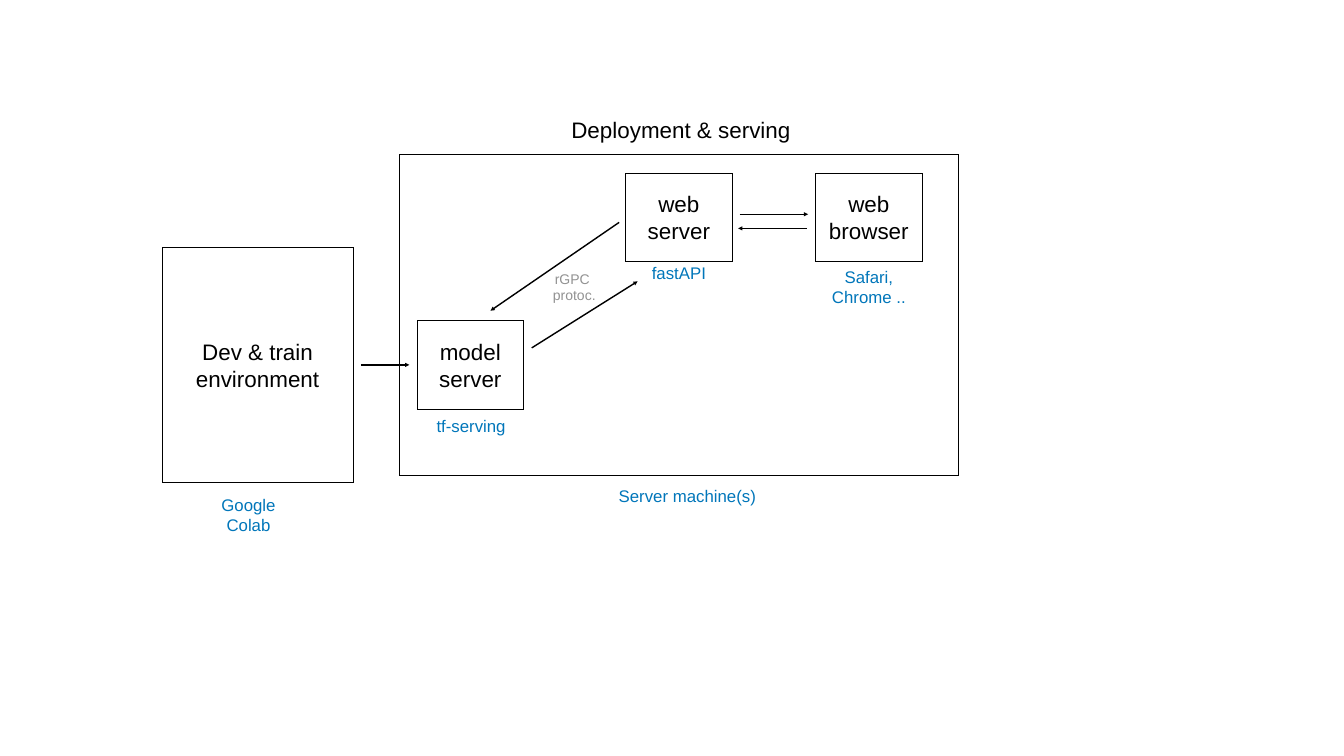
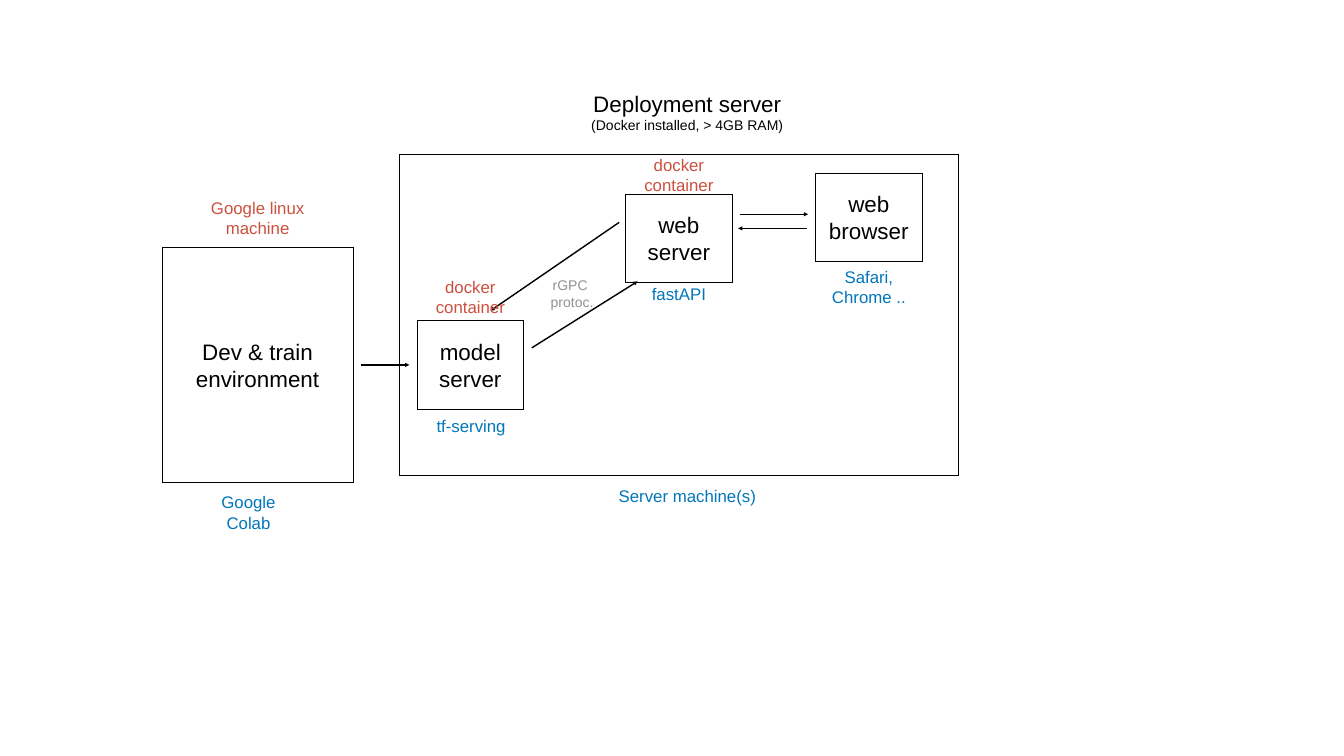
Before and after one commit to img-org/convnet, a slide deck: slide 1 of report/architecture.pptx. Drawn at 1344x756 pixels with LibreOffice and Linux fonts; fonts in the diff are those of the drawing. Boxes give left, top, right and bottom in pixels: in the first picture for what was removed or moved away, otherwise in the second. Text is boxed around its words. In the diff, an @@ line names an element or a change of style, - is before the commit and + after.

Commit message:
Draft docker container and update archi

```diff
--- a/report/architecture.pptx
+++ b/report/architecture.pptx
@@ text at [591,95,783,133]: text changed; size 32 to 20 pt @@
-Deployment & serving
+Deployment server (Docker installed, > 4GB RAM)
@@ text added at [644,159,713,195], 24 pt, text #CC503E @@
+docker container
@@ text added at [211,202,305,234], 24 pt, text #CC503E @@
+Google linux machine
@@ rectangle added at [625,194,732,282], fill #FFFFFF, outline #000000 1 pt @@
@@ text "web server": place and size @@
-text "web server" at [625,173,732,261]
+text "web server" at [648,216,710,261]
@@ text "web server" at [648,216,710,261]: fill #FFFFFF to none; outline #000000 1 pt to none @@
@@ text added at [436,281,505,313], 24 pt, text #CC503E @@
+docker container
@@ text "rGPC": place and size @@
-text "rGPC" at [553,274,596,303]
+text "rGPC" at [551,280,594,311]
@@ text "fastAPI": place and size @@
-text "fastAPI" at [652,267,706,279]
+text "fastAPI" at [652,288,706,300]
```
Also in this commit, not shown: 5 other files.
